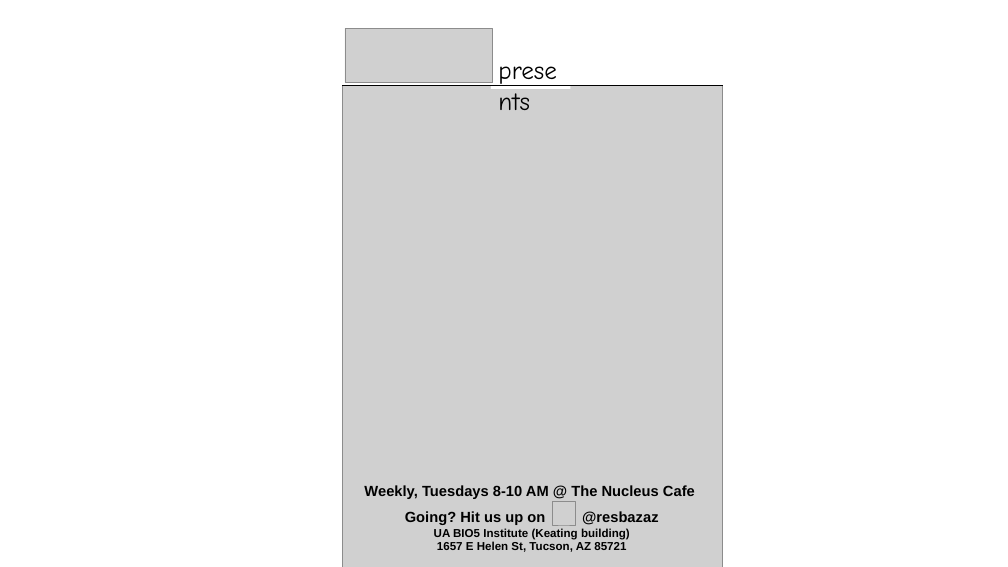
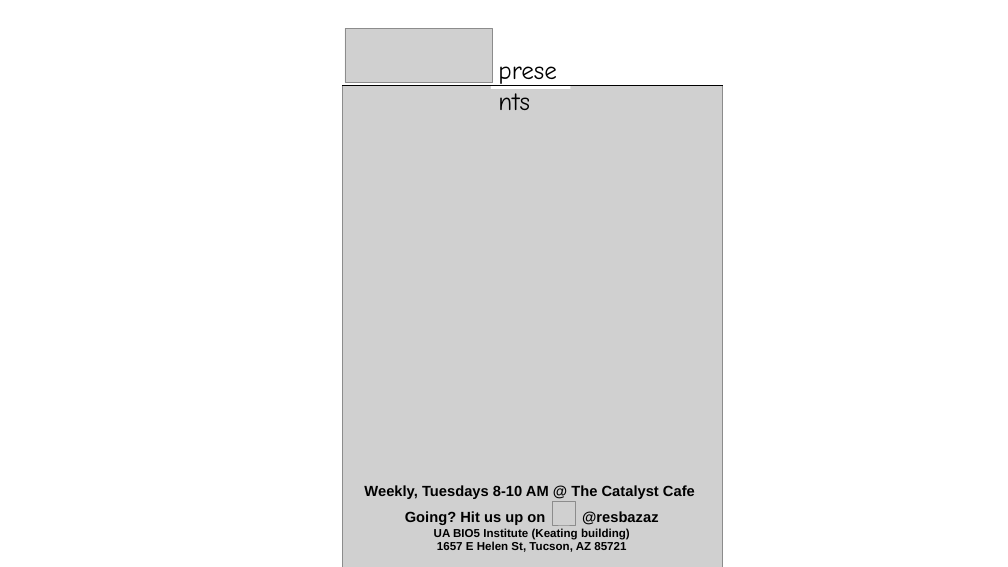
Before and after one commit to resbazaz/resbazaz_promotional_materials, a slide deck: slide 5 of material_design/ResBazAZ_advertising.pptx. Drawn at 1008x567 pixels with LibreOffice and Linux fonts; fonts in the diff are those of the drawing; grey boxes stand for pictures. Boxes give left, top, right and bottom in pixels: in the first picture for what was removed or moved away, otherwise in the second. Text is boxed around its words. In the diff, an @@ line names an element or a change of style, - is before the commit and + after.

```diff
--- a/material_design/ResBazAZ_advertising.pptx
+++ b/material_design/ResBazAZ_advertising.pptx
@@ text at (364,485,695,499): text changed @@
-Weekly, Tuesdays 8-10 AM @ The Nucleus Cafe
+Weekly, Tuesdays 8-10 AM @ The Catalyst Cafe
```
Also in this commit, not shown: 1 other file.
